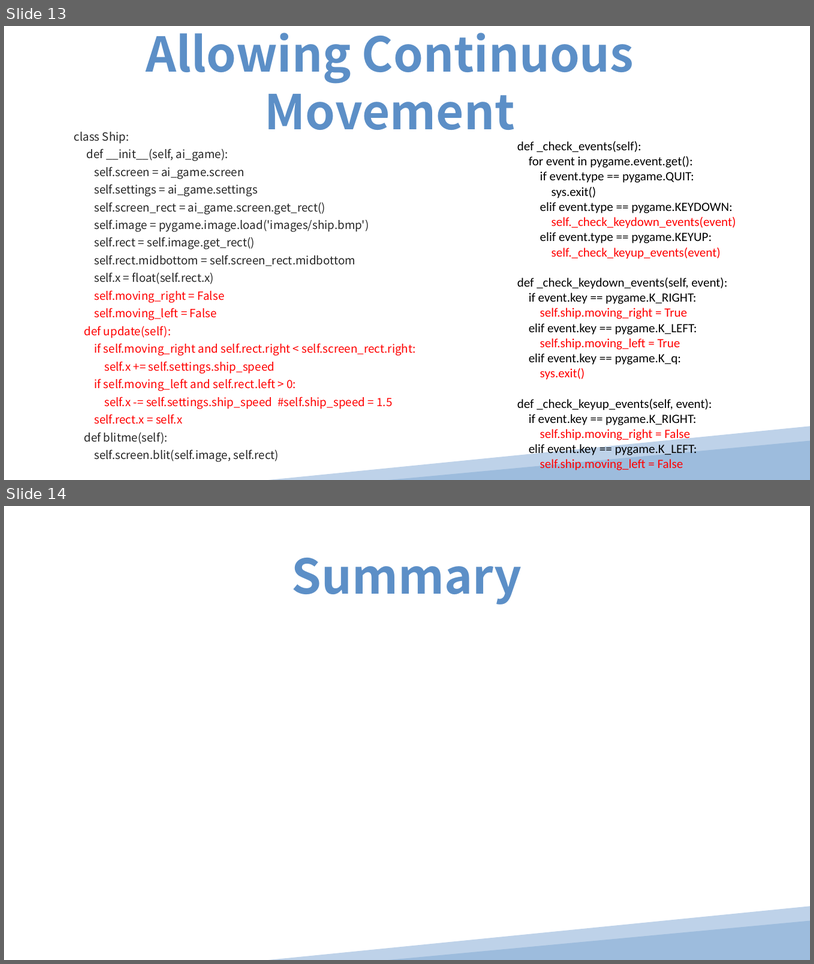
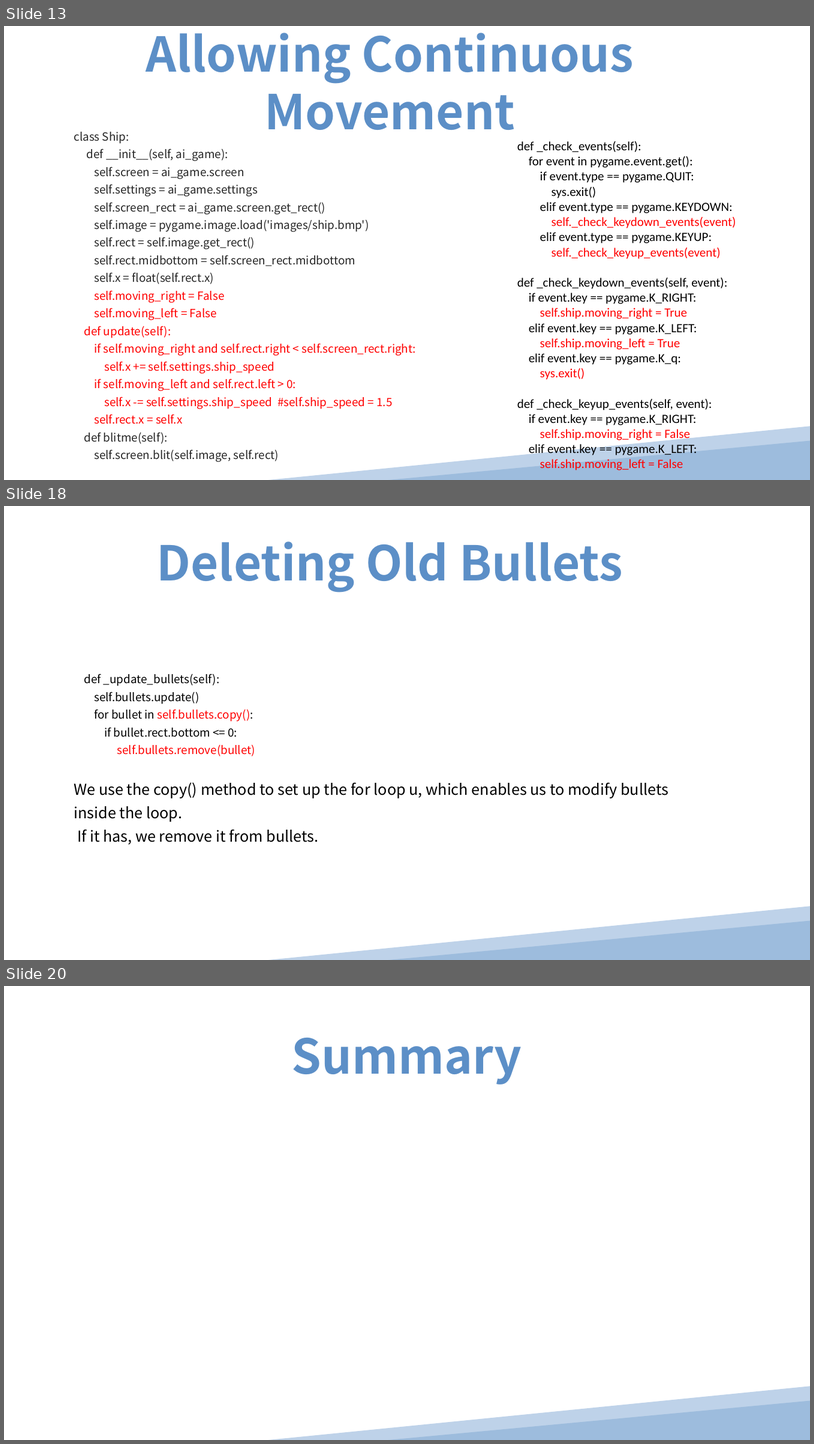
Before and after one commit to pinglee0/py, a slide deck: Chapter 12.ppt. Shown one above the other, each under a label of ours: slides 13 and 14 before the commit, slides 13, 18 and 20 after it; the slides between them are not shown. The pictures are 814x964 and 814x1444 pixels, drawn with LibreOffice and Linux fonts; fonts in the diff are those of the drawing. Boxes give left, top, right and bottom in pixels: in the first picture for what was removed or moved away, otherwise in the second. Text is boxed around its words. In the diff, an @@ line names an element or a change of style, - is before the commit and + after.

```diff
--- a/Chapter 12.ppt
+++ b/Chapter 12.ppt
@@ slide 18 added at bbox=[4, 506, 810, 960], background #FFFFFF @@
@@ title added at bbox=[157, 541, 623, 592], 76 pt, text #5C8FC7, bold @@
+Deleting Old Bullets
@@ text added at bbox=[74, 673, 669, 844], 18 pt, text #000000 @@
+def _update_bullets(self):
+self.bullets.update()
+for bullet in self.bullets.copy():
+if bullet.rect.bottom <= 0:
+self.bullets.remove(bullet)
+We use the copy() method to set up the for loop u, which enables us to modify bullets inside the loop.
+If it has, we remove it from bullets.
@@ freeform shape added at bbox=[269, 906, 810, 960], fill #BED2E9 @@
@@ triangle added at bbox=[389, 920, 810, 960], fill #9DBCDD @@
@@ what was slide 14 is now slide 20 @@
```
Also in this commit, not shown: 5 other slides added, 37 other files.
